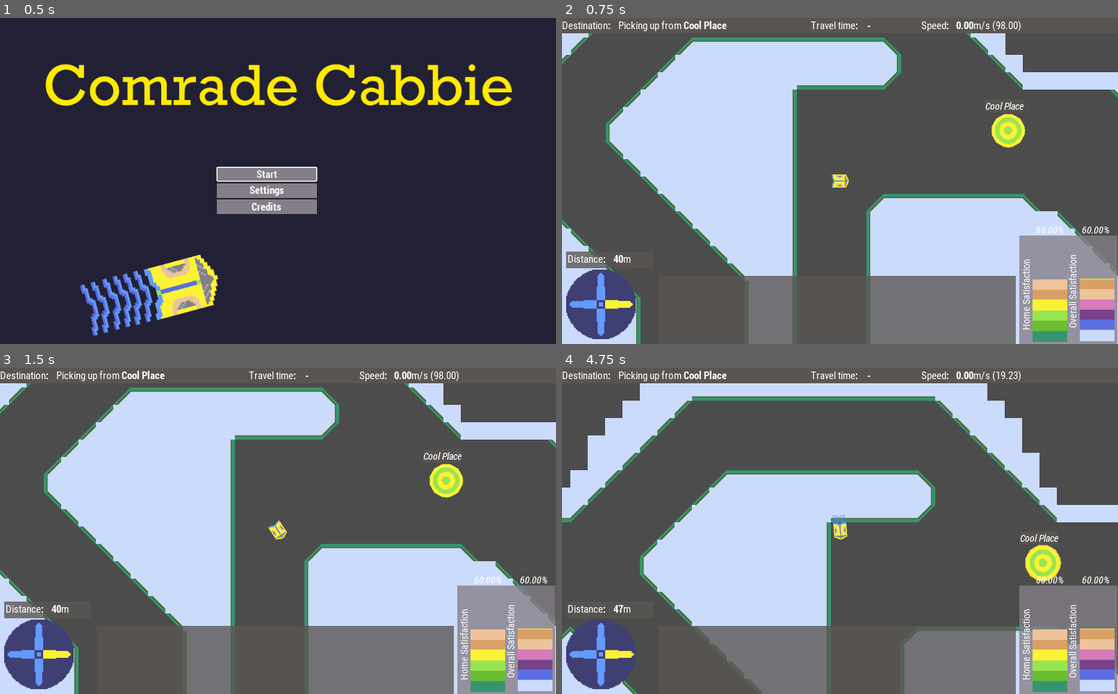
Above: before the commit, frames 1-4 (two rows, left to right).
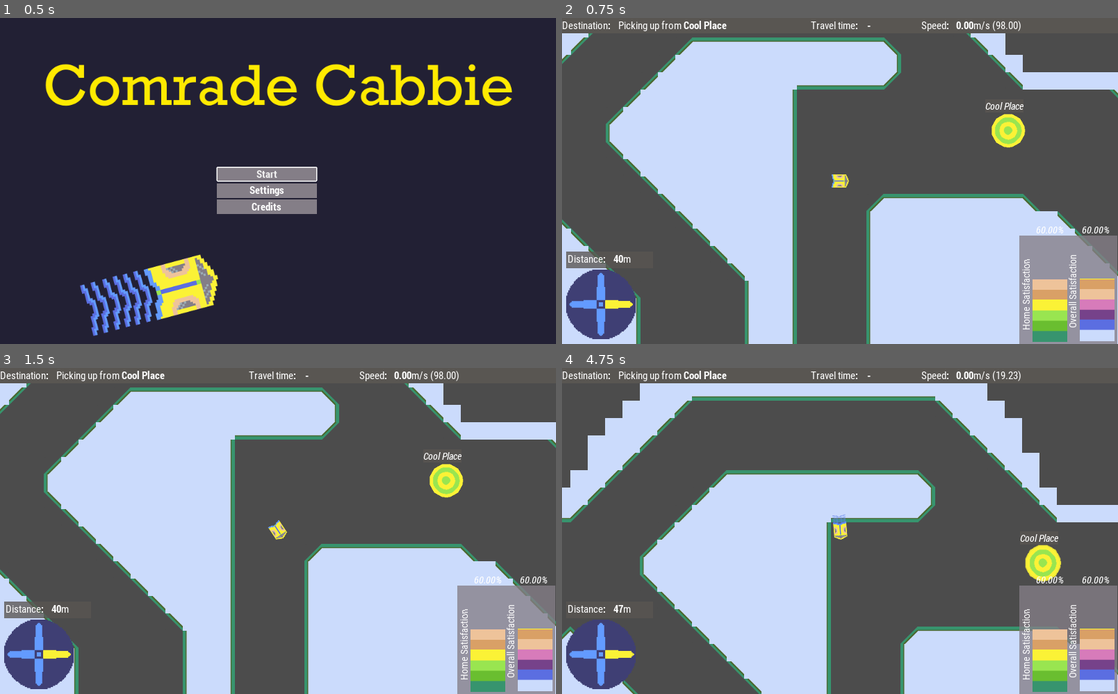
Above: after the commit, the same moments.

Repository: broquaint/comrade-cabbie
Game: Godot game, scene res://Root.tscn
Two runs of this game, one before a commit and one after it. Both use one fixed random seed, a clock stepped at 60 frames per second and the inputs below.
Inputs:
- Up to frame 1 (0.5 s): no input
- Up to frame 2 (0.75 s): click "Start" at 0.5 s
- Up to frame 3 (1.5 s): tap Enter at 1.25 s; hold Right (move_right) from 1.28 s (still down)
- Up to frame 4 (4.75 s): release Right (move_right) at 2.03 s; hold Left (move_left) 2.03-2.78 s; hold Right (move_right) 2.78-3.53 s; hold Up (move_up) 3.53-4.28 s; hold Left (move_left) from 4.28 s (still down)

Frame 1 is identical in both runs. In frame 2, 7.6% of the frame differs, in the area x 32-82%, y 79-100%; in frame 3, 7.6%; in frame 4, 8.2%, in the area x 23-82%, y 79-100%.

Commit message:
Make message log slightly more useful
It only appears when in use and disappears after a short while, also
gives info about satisfaction update.

Diff:
--- a/DestFlashControl.gd
+++ b/DestFlashControl.gd
@@ -31,7 +31,6 @@
 
 func set_text(text):
 	$DestFlashText.bbcode_text = text
-	emit_signal('repeat_message', text)
 
 func on_asteroid_change(_node, tunnel: Tunnel):
 	flash()
@@ -43,7 +42,10 @@
 	$ColorRect2.rect_size.x = orig_rec2_size
 	$DestFlashText.rect_size.x = orig_text_size
 	$DestFlashText.scroll_active = false
-	set_text('Drop me off at [b]' + point.point_name + '[/b] in [b]%d[/b] seconds please!' % travel_distance)
+
+	var text = 'Drop me off at [b]' + point.point_name + '[/b] in [b]%d[/b] seconds please!' % travel_distance
+	set_text(text)
+	emit_signal('repeat_message', text)
 
 const speedy_time_text = [
 	'so fast!!',
@@ -89,4 +91,6 @@
 	$ColorRect2.rect_size.x += 180
 	$DestFlashText.rect_size.x += 180
 	$DestFlashText.scroll_active = false
-	set_text('Reached [b]%s[/b] in [b]%d[/b]s, %s' % [dropoff.point_name, travel_time, timeliness])
+	var text = 'Reached [b]%s[/b] in [b]%d[/b]s, %s' % [dropoff.point_name, travel_time, timeliness]
+	set_text(text)
+	emit_signal('repeat_message', text)
--- a/GameState.gd
+++ b/GameState.gd
@@ -1,4 +1,6 @@
 extends Node
+
+signal satisfaction_update(text)
 
 enum States {
 	MAIN_MENU,
@@ -19,13 +21,11 @@
 
 var current_state = States.PLAYING
 var current_asteroid : Node2D
-var journeys = []
 var overall_satisfaction  = DEFAULT_SATISFACTION
 var asteroid_satisfaction = {}
 
 func initialize():
 	current_asteroid = get_node('/root/Root/HomeAsteroid')
-	journeys = []
 	overall_satisfaction  = DEFAULT_SATISFACTION
 	if not asteroid_satisfaction.empty():
 		for k in asteroid_satisfaction.keys():
@@ -45,7 +45,7 @@
 	current_asteroid = get_node("/root/Root/%sAsteroid" % new_asteroid)
 
 func on_new_dropoff(_dropoff: DropoffPoint, asteroid: Node2D, travel_time: float, journey_score: int):
-	var satisfaction = asteroid_satisfaction[asteroid.name]
+	var prev_satisfaction = asteroid_satisfaction[asteroid.name]
 	var ratio : float
 	match journey_score:
 		JourneyScore.SPEEDY:
@@ -59,11 +59,23 @@
 		JourneyScore.SLUGGISH:
 			ratio = 0.95
 
-	asteroid_satisfaction[asteroid.name] = clamp(satisfaction * ratio, 0, 100)
+	asteroid_satisfaction[asteroid.name] = clamp(prev_satisfaction * ratio, 0, 100)
 
+	var prev_whole_satisfaction = overall_satisfaction
 	var total_satisfaction = 0
 	for s in asteroid_satisfaction.values():
 		total_satisfaction += s
 	overall_satisfaction = total_satisfaction / asteroid_satisfaction.size()
 
-	journeys.append(journey_score)
+	var local_satisfaction = asteroid_satisfaction[asteroid.name]
+	if prev_satisfaction == local_satisfaction:
+		emit_signal('satisfaction_update', 'No change to satisfaction levels ._.')
+	else:
+		var aname = asteroid.name.replace('Asteroid', '')
+		var direction = 'increased' if prev_satisfaction < local_satisfaction else 'decreased'
+		var local_delta = local_satisfaction - prev_satisfaction
+		var whole_delta = overall_satisfaction - prev_whole_satisfaction
+		emit_signal(
+			'satisfaction_update',
+			'%s Satisfaction [i]%s[/i] by [b]%.2f[/b] to [b]%.2f[/b]%% and overall satisaction by [b]%.2f[/b] to [b]%.2f[/b]%%' % [aname, direction, local_delta, local_satisfaction, whole_delta, overall_satisfaction]
+		)
--- a/HUD.tscn
+++ b/HUD.tscn
@@ -314,6 +314,7 @@
 [node name="SatisfactionMeter" parent="." instance=ExtResource( 14 )]
 
 [node name="MessageLog" type="Node2D" parent="."]
+modulate = Color( 1, 1, 1, 0 )
 position = Vector2( 176.574, 477.254 )
 script = ExtResource( 22 )
 __meta__ = {
@@ -339,6 +340,11 @@
 theme = SubResource( 20 )
 bbcode_enabled = true
 
+[node name="FadeTimer" type="Timer" parent="MessageLog"]
+one_shot = true
+
+[node name="FadeTween" type="Tween" parent="MessageLog"]
+
 [node name="PauseOverlay" type="ColorRect" parent="."]
 unique_name_in_owner = true
 visible = false
--- a/MessageLog.gd
+++ b/MessageLog.gd
@@ -1,6 +1,12 @@
 extends Node2D
 
+const TRANSPARENT = Color('#00ffffff')
+const APPARENT    = Color('#ffffffff')
+
 var msg_id = 0
+
+func _ready():
+	$FadeTimer.connect('timeout', self, 'disappear')
 
 func clear_log():
 	for kid in get_children():
@@ -18,3 +24,26 @@
 				remove_child(kid)
 	add_child(mn)
 	mn.show()
+
+	if modulate != APPARENT:
+		appear()
+
+	$FadeTimer.start(10.0)
+
+func appear():
+	var ft = $FadeTween
+	ft.interpolate_property(
+		self, 'modulate',
+		TRANSPARENT, APPARENT, 0.5,
+		Tween.TRANS_QUAD, Tween.EASE_IN
+	)
+	ft.start()
+
+func disappear():
+	var ft = $FadeTween
+	ft.interpolate_property(
+		self, 'modulate',
+		APPARENT, TRANSPARENT, 2,
+		Tween.TRANS_QUAD, Tween.EASE_OUT
+	)
+	ft.start()
--- a/Root.gd
+++ b/Root.gd
@@ -30,6 +30,8 @@
 	$Player.connect('travel_time_update', $HUD/Control, 'on_travel_time_update')
 	$Player.connect('compass_update', $HUD/Compass, 'on_compass_update')
 	$Player.connect('compass_update', $HUD/Compass/Needle, 'on_compass_update')
+
+	GameState.connect('satisfaction_update', $HUD/MessageLog, 'on_message')
 
 	setup()
 
